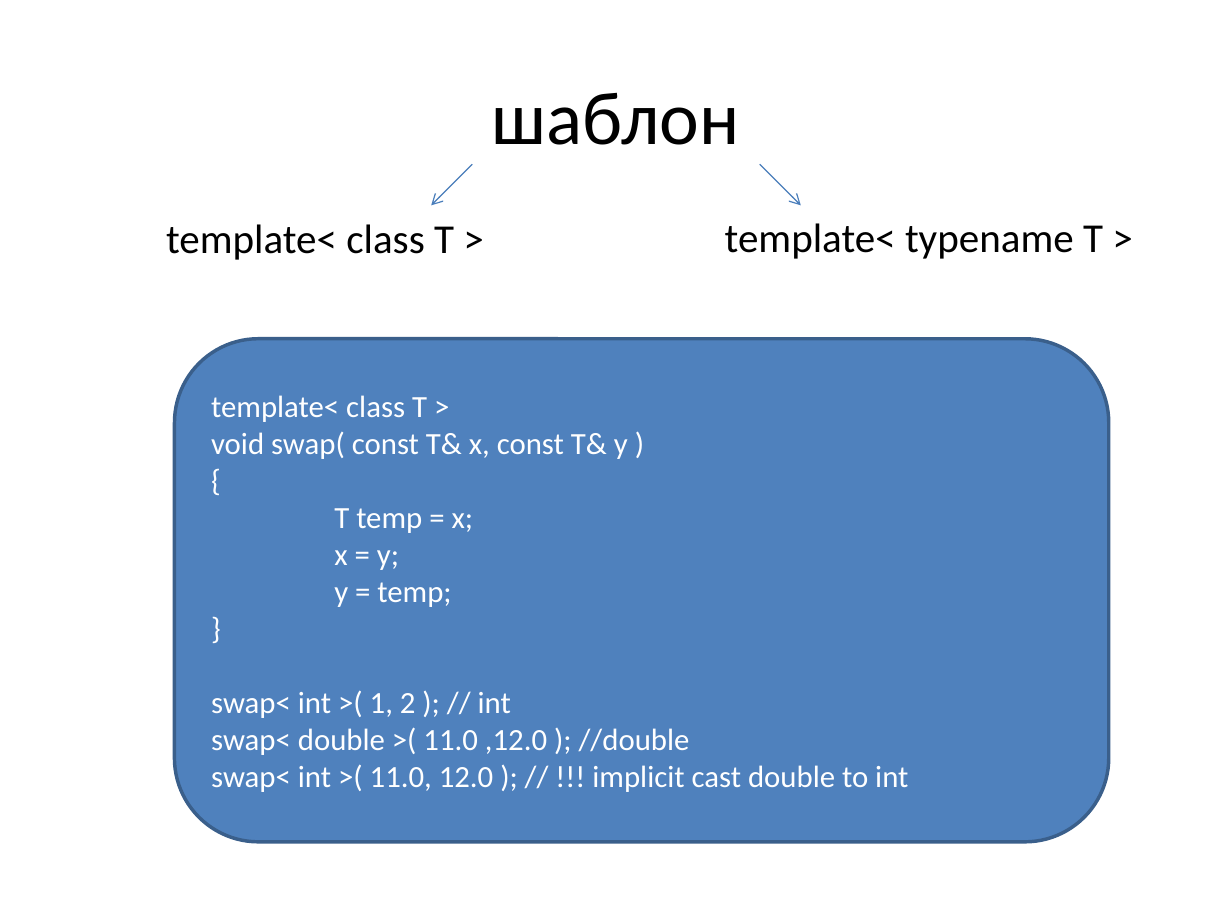
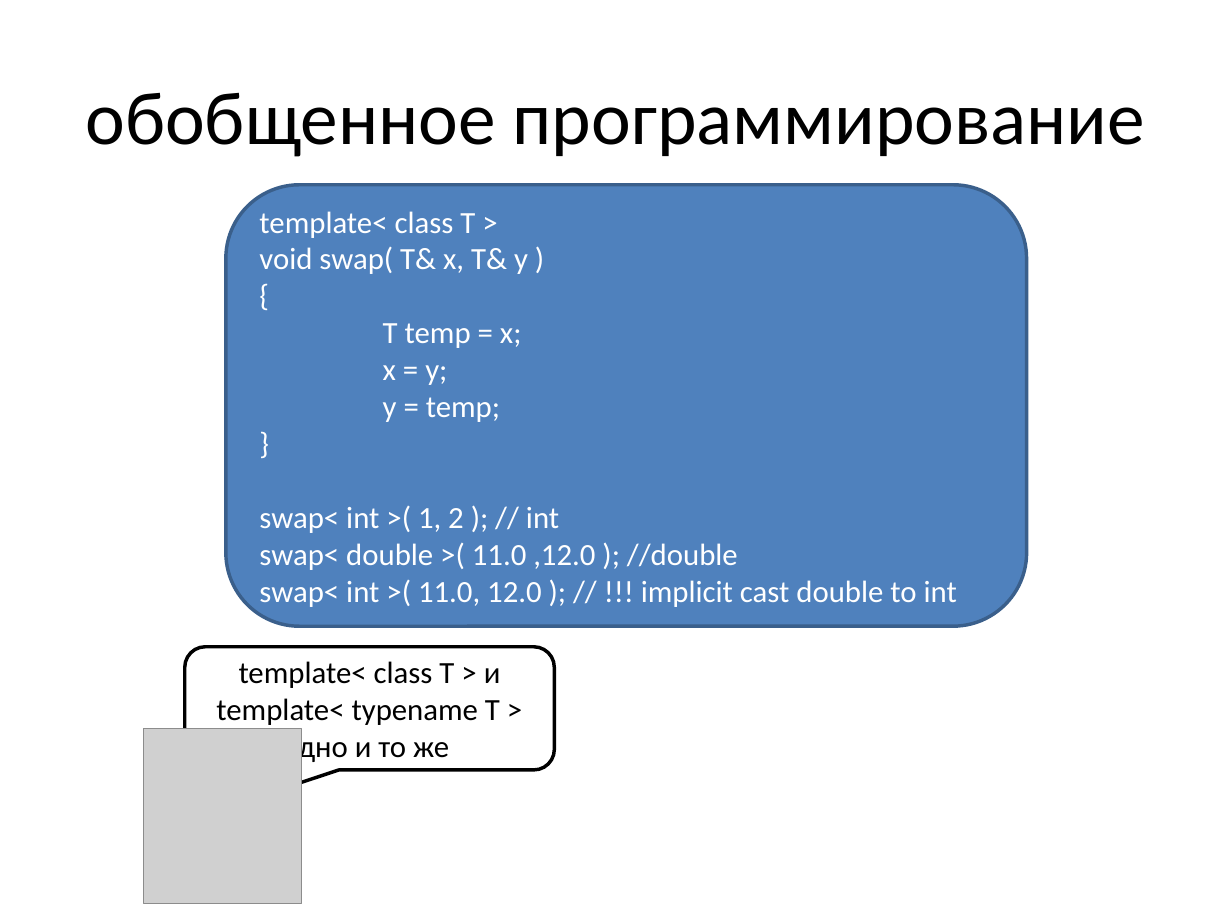
Before and after one commit to tscherkas/cpp_craft_1013, a slide deck: slide 4 of lections/cpp_craft_lec_5_pre.pptx. Drawn at 1232x924 pixels with LibreOffice and Linux fonts; fonts in the diff are those of the drawing; grey boxes stand for pictures. Boxes give left, top, right and bottom in pixels: in the first picture for what was removed or moved away, otherwise in the second. Text is boxed around its words. In the diff, an @@ line names an element or a change of style, - is before the commit and + after.

```diff
--- a/lections/cpp_craft_lec_5_pre.pptx
+++ b/lections/cpp_craft_lec_5_pre.pptx
@@ title at (x1=86, y1=92, x2=1145, y2=157): text changed @@
-шаблон
+обобщенное программирование
@@ arrow removed from (472, 164) to (431, 206) @@
@@ arrow removed from (760, 164) to (801, 206) @@
@@ rounded rectangle "template< class T >" resized from (x1=175, y1=339, x2=1109, y2=841) to (x1=225, y1=185, x2=1026, y2=626) @@
@@ text removed at (x1=166, y1=224, x2=454, y2=260) @@
-template< class T >
@@ text removed at (x1=725, y1=223, x2=1103, y2=259) @@
-template< typename T >
@@ text in rounded rectangle at (x1=259, y1=247, x2=528, y2=274): text changed @@
-void swap( const T& x, const T& y )
+void swap( T& x, T& y )
@@ rounded speech box added at (x1=185, y1=647, x2=554, y2=770), outline #000000 2 pt, 18 pt, text #000000 @@
+template< class T > и template< typename T >
+одно и то же
@@ picture added at (x1=144, y1=729, x2=302, y2=904) @@
```
Also in this commit, not shown: 4 other slides changed, 4 slides added.
